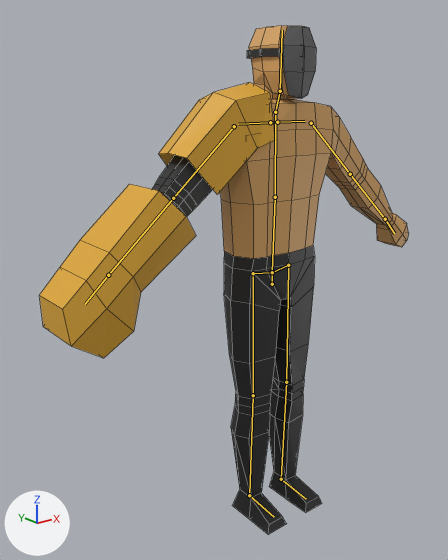
Renders of the Blender file meshes/enemies/Technom_charger/technom_charger.blend from each side of a commit.
Rendered twice from a camera (50 mm lens) standing at (-1.379, -1.431, 1.484) and looking at (-0.121, 0.14, 0.856). Arrows for +X, +Y and +Z are at lower left; the lights stay in place. The bones that bend it are drawn over the model as lines. Mesh edges are drawn as thin lines.

Names of what the first picture shows: 'Character', 'Character.001', 'Character.002'.
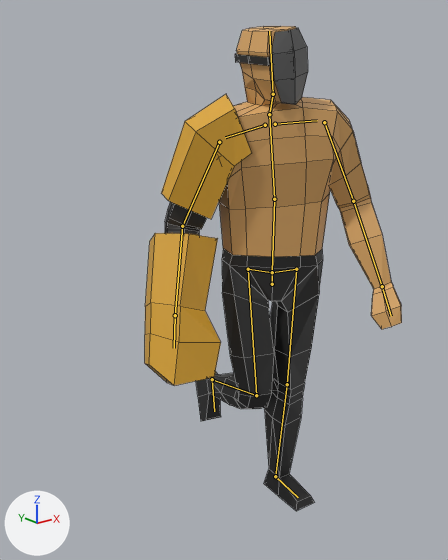
The newer file adds an action. The first version stands in its rest pose; the second is drawn at frame 5 of the action 'run'.

Changed parts and their boxes (x1, y1, x2, y2) in the pictures (448 x 560 px):
'Character', posed: before (152, 26, 409, 534); after (165, 26, 402, 511)
'Character.001', posed (51% narrower, 12% shorter): before (40, 184, 196, 358); after (145, 233, 221, 386)
'Character.002', posed (22% narrower, 11% taller): before (159, 82, 275, 195); after (161, 94, 251, 219)
bone 'spine', root to tip: before (272, 272) to (275, 197); after (272, 272) to (274, 199)
bone 'spine.001', root to tip: before (275, 197) to (275, 112); after (274, 199) to (269, 114)
bone 'upper_arm.L', root to tip: before (311, 123) to (350, 174); after (324, 122) to (353, 201)
bone 'forearm.L', root to tip: before (350, 174) to (385, 219); after (353, 201) to (382, 286)
bone 'shoulder.R', root to tip: before (270, 122) to (238, 124); after (265, 125) to (225, 137)
bone 'upper_arm.R', root to tip: before (234, 126) to (173, 198); after (219, 142) to (182, 226)
bone 'forearm.R', root to tip: before (173, 198) to (108, 275); after (182, 226) to (175, 315)
bone 'neck', root to tip: before (275, 112) to (280, 91); after (269, 114) to (273, 94)
bone 'thigh.L', root to tip: before (288, 265) to (286, 382); after (296, 269) to (287, 384)
bone 'foot.L', root to tip: before (281, 479) to (306, 499); after (275, 476) to (298, 497)
bone 'thigh.R', root to tip: before (253, 273) to (253, 395); after (248, 269) to (256, 395)
bone 'shin.R', root to tip: before (253, 395) to (249, 495); after (256, 395) to (212, 379)

The change, as a diff of the scene's bpy script:
```diff
--- a/meshes/enemies/Technom_charger/technom_charger.blend.py
+++ b/meshes/enemies/Technom_charger/technom_charger.blend.py
@@ bone_hip @@
 bone_hip = bpy.data.objects['metarig'].pose.bones['hip']
-bone_hip.rotation_quaternion = (1.0, 0.0, 0.0, 0.0)  # degrees (0, 0, 0)
+bone_hip.rotation_quaternion = (0.94, 0.0, -0.342, 0.0)  # degrees (0, -40, 0)
@@ bone_spine @@
 bone_spine = bpy.data.objects['metarig'].pose.bones['spine']  # child of 'hip'
-bone_spine.rotation_quaternion = (1.0, 0.0, 0.0, 0.0)  # degrees (0, 0, 0)
+bone_spine.rotation_quaternion = (0.999, 0.044, 0.0, 0.0)  # degrees (5, 0, 0)
@@ bone_spine_001 @@
 bone_spine_001 = bpy.data.objects['metarig'].pose.bones['spine.001']  # child of 'spine'
-bone_spine_001.rotation_quaternion = (1.0, 0.0, 0.0, 0.0)  # degrees (0, 0, 0)
+bone_spine_001.rotation_quaternion = (0.998, 0.044, -0.002, 0.044)  # degrees (5, 0, 5)
@@ bone_upper_arm_l @@
 bone_upper_arm_l = bpy.data.objects['metarig'].pose.bones['upper_arm.L']  # child of 'shoulder.L'
-bone_upper_arm_l.rotation_quaternion = (1.0, 0.0, 0.0, 0.0)  # degrees (0, 0, 0)
+bone_upper_arm_l.rotation_quaternion = (0.964, -0.04, 0.049, -0.26)  # degrees (-6, 4, -30)
@@ bone_forearm_l @@
 bone_forearm_l = bpy.data.objects['metarig'].pose.bones['forearm.L']  # child of 'upper_arm.L'
-bone_forearm_l.rotation_quaternion = (1.0, 0.0, 0.0, 0.0)  # degrees (0, 0, 0)
+bone_forearm_l.rotation_quaternion = (0.966, 0.259, 0.0, 0.0)  # degrees (30, 0, 0)
@@ bone_shoulder_r @@
 bone_shoulder_r = bpy.data.objects['metarig'].pose.bones['shoulder.R']  # child of 'spine.001'
 bone_shoulder_r.rotation_mode = 'YXZ'
-bone_shoulder_r.rotation_euler = (0.0, 0.0, 0.0)  # degrees (0, 0, 0)
+bone_shoulder_r.rotation_euler = (-0.175, 0.0, 0.175)  # degrees (-10, 0, 10)
@@ bone_upper_arm_r @@
 bone_upper_arm_r = bpy.data.objects['metarig'].pose.bones['upper_arm.R']  # child of 'shoulder.R'
-bone_upper_arm_r.rotation_quaternion = (1.0, 0.0, 0.0, 0.0)  # degrees (0, 0, 0)
+bone_upper_arm_r.rotation_quaternion = (0.996, -0.006, -0.001, 0.087)  # degrees (-1, 0, 10)
@@ bone_forearm_r @@
 bone_forearm_r = bpy.data.objects['metarig'].pose.bones['forearm.R']  # child of 'upper_arm.R'
-bone_forearm_r.rotation_quaternion = (1.0, 0.0, 0.0, 0.0)  # degrees (0, 0, 0)
+bone_forearm_r.rotation_quaternion = (0.953, 0.279, 0.037, 0.113)  # degrees (33, 0, 14)
@@ bone_neck @@
 bone_neck = bpy.data.objects['metarig'].pose.bones['neck']  # child of 'spine.001'
-bone_neck.rotation_quaternion = (1.0, 0.0, 0.0, 0.0)  # degrees (0, 0, 0)
+bone_neck.rotation_quaternion = (0.94, 0.0, 0.326, -0.105)  # degrees (-5, 38, -14)
@@ bone_thigh_l @@
 bone_thigh_l = bpy.data.objects['metarig'].pose.bones['thigh.L']  # child of 'hip'
-bone_thigh_l.rotation_quaternion = (1.0, 0.0, 0.0, 0.0)  # degrees (0, 0, 0)
+bone_thigh_l.rotation_quaternion = (0.953, 0.042, -0.301, 0.007)  # degrees (5, -35, -1)
@@ bone_foot_l @@
 bone_foot_l = bpy.data.objects['metarig'].pose.bones['foot.L']  # child of 'shin.L'
-bone_foot_l.rotation_quaternion = (1.0, 0.0, 0.0, 0.0)  # degrees (0, 0, 0)
+bone_foot_l.rotation_quaternion = (0.999, -0.044, 0.0, 0.0)  # degrees (-5, 0, 0)
@@ bone_thigh_r @@
 bone_thigh_r = bpy.data.objects['metarig'].pose.bones['thigh.R']  # child of 'hip'
-bone_thigh_r.rotation_quaternion = (1.0, 0.0, 0.0, 0.0)  # degrees (0, 0, 0)
+bone_thigh_r.rotation_quaternion = (0.973, -0.085, -0.216, -0.019)  # degrees (-10, -25, 0)
@@ bone_shin_r @@
 bone_shin_r = bpy.data.objects['metarig'].pose.bones['shin.R']  # child of 'thigh.R'
-bone_shin_r.rotation_quaternion = (1.0, 0.0, 0.0, 0.0)  # degrees (0, 0, 0)
+bone_shin_r.rotation_quaternion = (0.757, 0.653, 0.0, 0.0)  # degrees (82, 0, 0)
```
